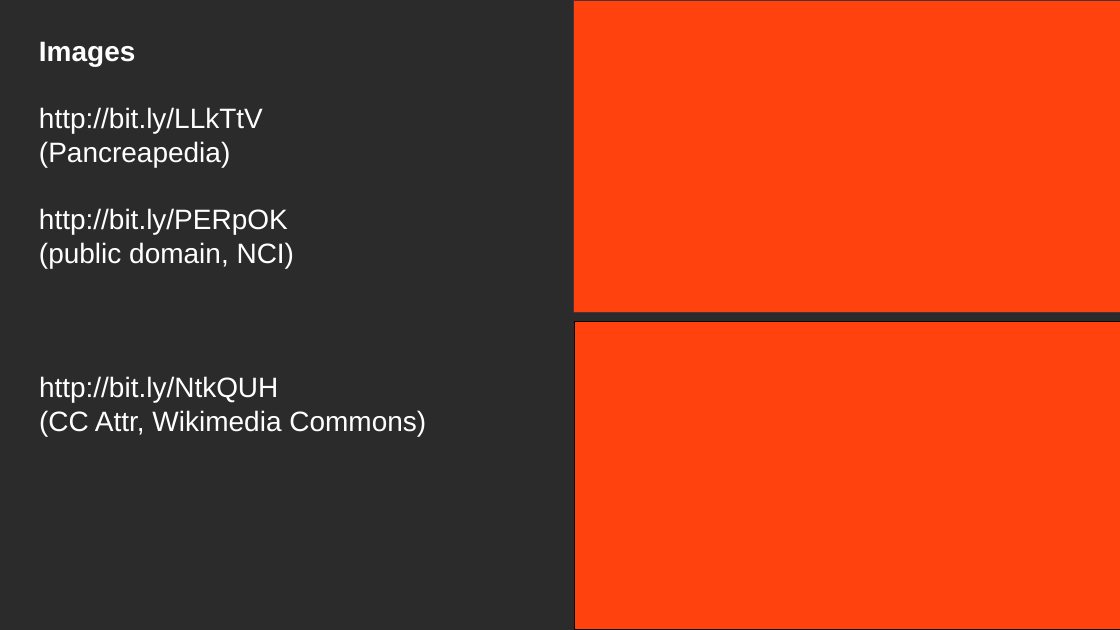
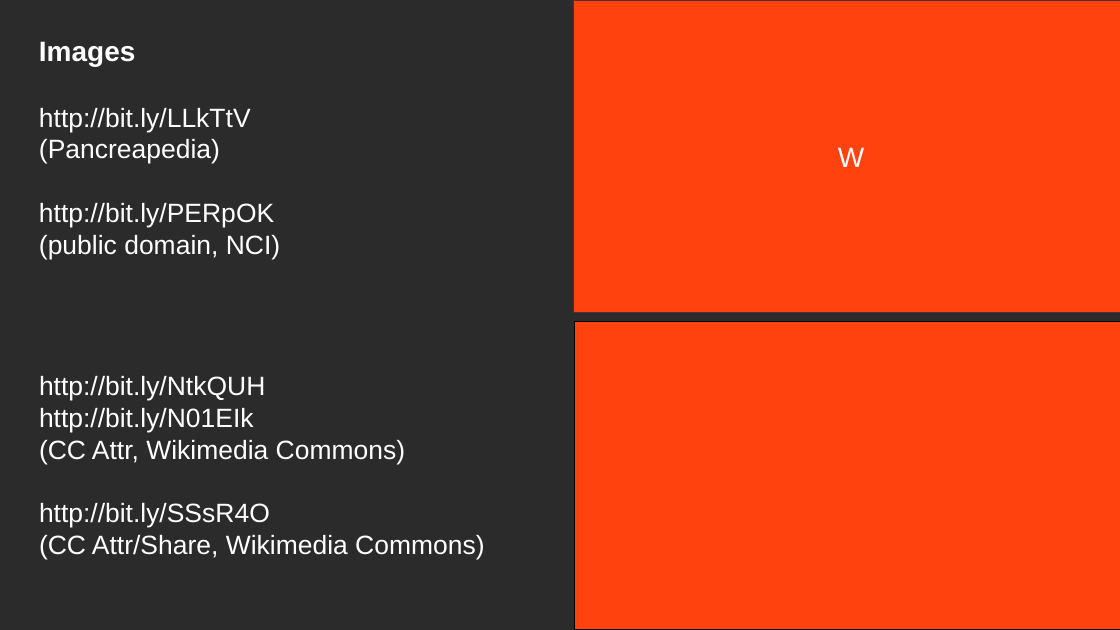
Before and after one commit to bryanesmith/panc-lightning-talk, a slide deck: slide 12 of pancreapedia-mlib-lightning.2012-07.odp. Drawn at 1120x630 pixels with LibreOffice and Linux fonts; fonts in the diff are those of the drawing; background and template pictures are left out; a plain dark background stands for a picture behind light text. Boxes give left, top, right and bottom in pixels: in the first picture for what was removed or moved away, otherwise in the second. Text is boxed around its words. In the diff, an @@ line names an element or a change of style, - is before the commit and + after.

```diff
--- a/pancreapedia-mlib-lightning.2012-07.odp
+++ b/pancreapedia-mlib-lightning.2012-07.odp
@@ text at [39,108,280,259]: size 18 to 17 pt @@
@@ text in rectangle at [838,147,864,167]: text added @@
+W
@@ text at [39,376,406,465]: size 18 to 17 pt in "http://bit.ly/NtkQUH", "(CC Attr, Wikimedia Commons)" @@
@@ text at [39,408,254,433]: paragraph added @@
+http://bit.ly/N01EIk
@@ text at [39,503,485,560]: paragraphs added @@
+http://bit.ly/SSsR4O
+(CC Attr/Share, Wikimedia Commons)
```
Also in this commit, not shown: 1 slide added, 1 slide removed.
